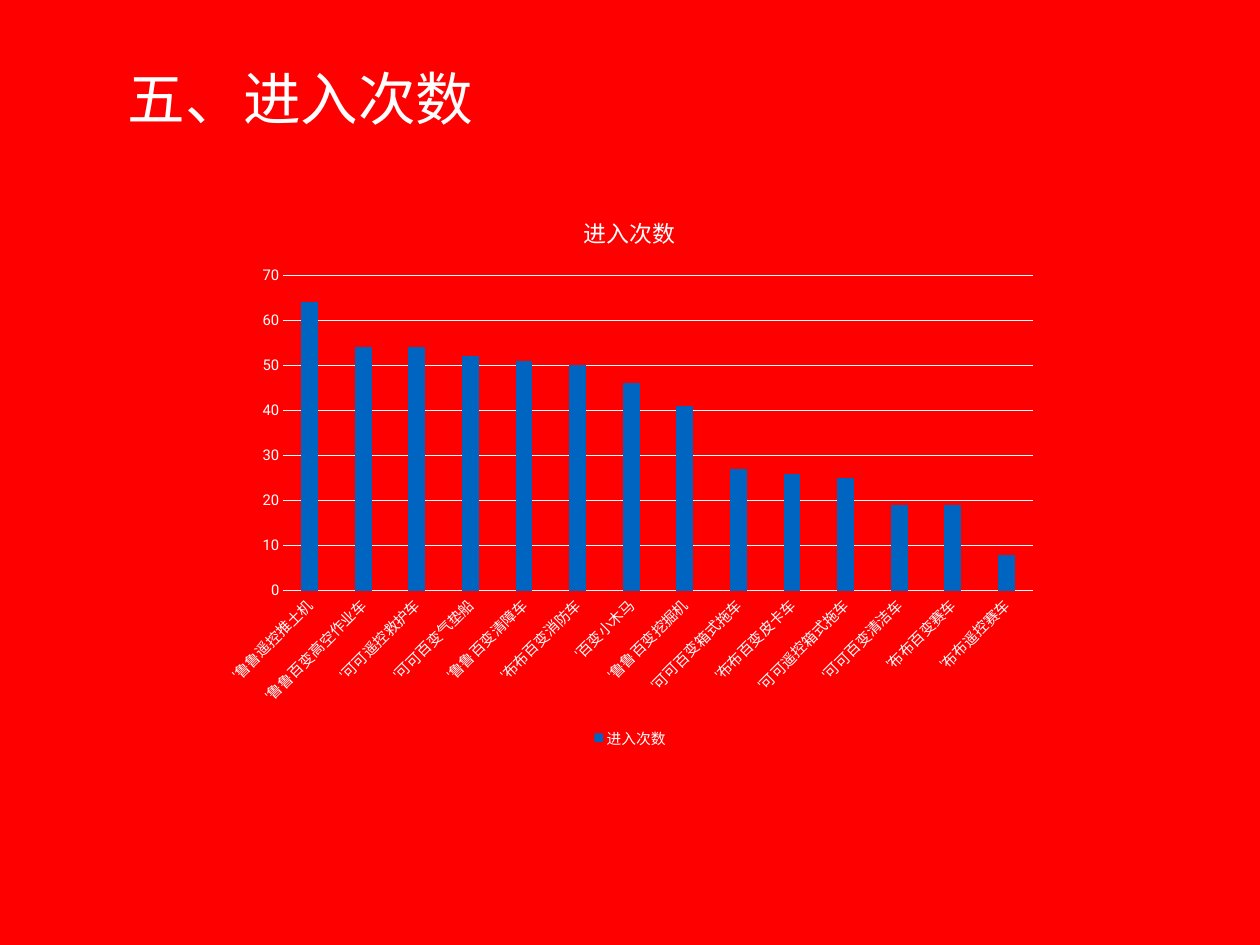
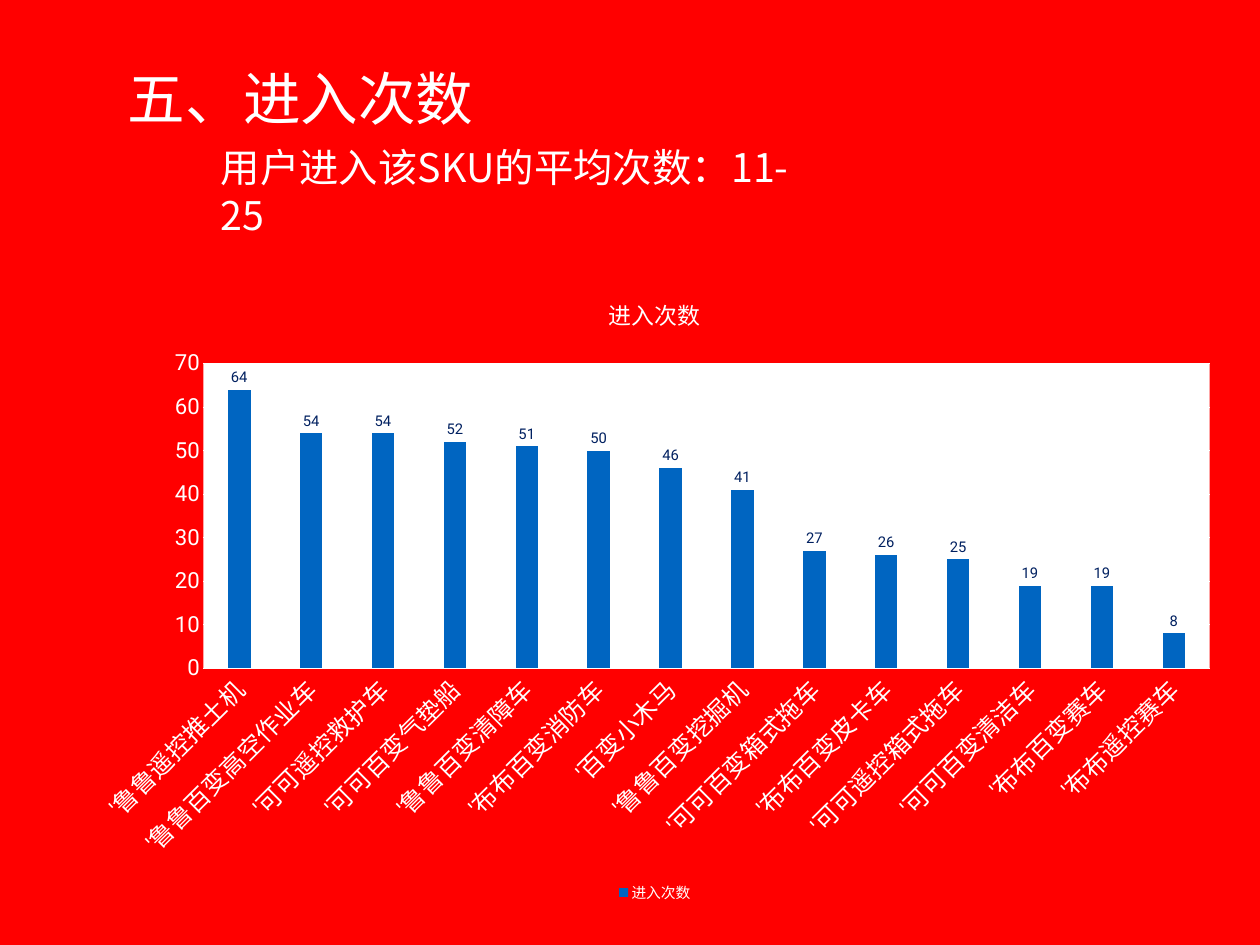
Before and after one commit to kevin0501/go, a slide deck: slide 9 of 需求/截止8月6日数据.pptx. Drawn at 1260x945 pixels with LibreOffice and Linux fonts; fonts in the diff are those of the drawing; background and template pictures are left out. Boxes give left, top, right and bottom in pixels: in the first picture for what was removed or moved away, otherwise in the second. Text is boxed around its words. In the diff, an @@ line names an element or a change of style, - is before the commit and + after.

```diff
--- a/需求/截止8月6日数据.pptx
+++ b/需求/截止8月6日数据.pptx
@@ text added at (x1=221, y1=149, x2=789, y2=231), 32 pt, text #FFFFFF @@
+用户进入该SKU的平均次数：11-25
@@ column chart at (x1=77, y1=274, x2=1233, y2=907) @@
@@ data labels of 进入次数 added @@
@@ category axis changed @@
@@ value axis changed @@
@@ background changed @@
@@ column chart resized from (x1=210, y1=192, x2=1050, y2=752) to (x1=77, y1=274, x2=1233, y2=907) @@
```
Also in this commit, not shown: 8 other slides changed, 3 slides removed, 4 other files.
